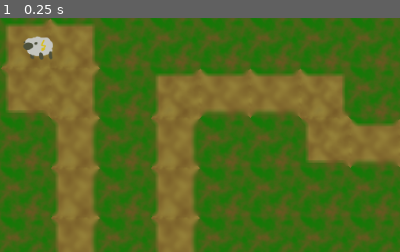
Above: before the commit, frame 1.
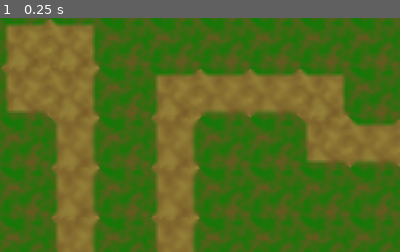
Above: after the commit, the same moment.

Repository: winnerbyhabit/bifigamejamWS19
Game: Godot game, scene res://Game.tscn
Two runs of this game, one before a commit and one after it. Both use one fixed random seed, a clock stepped at 60 frames per second and the inputs below. The project has no main scene, so this scene is started directly.
Inputs:
- Up to frame 1 (0.25 s): no input
The pictures show only the part of the screen within x 0-50%, y 0-50%; the shares and areas given below are measured in that part.

The runs differ from the first frame. In frame 1, 0.6% of the frame differs, in the area x 5-14%, y 7-18%.

Commit message:
wellen csv

Diff:
--- a/project/TDGame/Goat.gd
+++ b/project/TDGame/Goat.gd
@@ -7,12 +7,17 @@
 export var spawnpoint = Vector2(1,1)
 export var destination = Vector2(500,150)
 
+signal win
+
 export var SPEED = 100
 var path = []
 # Called when the node enters the scene tree for the first time.
 func _ready():
 	var navigation = get_parent().get_node("Navigation2D")
 	path = navigation.get_simple_path(position, destination, false)
+
+func win():
+	emit_signal("win")
 
 # Called every frame. 'delta' is the elapsed time since the previous frame.
 func _process(delta):
@@ -22,10 +27,12 @@
 	if(path.size() > 0):
 
 		var next_position = path[0]
-		print(next_position)
-		if abs(position.x - next_position.x) + abs(position.y - next_position.y) <=1:
+		if abs(position.x - next_position.x) + abs(position.y - next_position.y) <=8:
 			path.remove(0)
 		var direction = next_position-position
 		direction = direction.normalized()
 
 		move_and_slide(direction * SPEED,Vector2(1,0))
+	else:
+		set_process(false)
+		win()
--- /dev/null
+++ b/project/TDGame/Goat.tscn
@@ -0,0 +1,20 @@
+[gd_scene load_steps=4 format=2]
+
+[ext_resource path="res://TDGame/Goat.gd" type="Script" id=1]
+[ext_resource path="res://assets/Schaf.png" type="Texture" id=2]
+
+[sub_resource type="CircleShape2D" id=1]
+radius = 23.6165
+
+[node name="Goat" type="KinematicBody2D"]
+position = Vector2( 50, 50 )
+scale = Vector2( 0.5, 0.5 )
+script = ExtResource( 1 )
+
+[node name="Sprite" type="Sprite" parent="."]
+position = Vector2( -2.63812, -22.8293 )
+texture = ExtResource( 2 )
+
+[node name="CollisionShape2D" type="CollisionShape2D" parent="."]
+position = Vector2( 0.865753, -13.4857 )
+shape = SubResource( 1 )
--- /dev/null
+++ b/project/TDGame/TDGame.gd
@@ -0,0 +1,43 @@
+extends Node2D
+
+var scene = load("res://TDGame/Goat.tscn")
+
+export(String, FILE) var wavesTXT
+
+var waves = []
+
+var threshold = 0
+
+# Called when the node enters the scene tree for the first time.
+func _ready():
+	var groupname=""
+	var file = File.new()
+	if file.file_exists(wavesTXT):
+		file.open(wavesTXT, file.READ)
+		while !file.eof_reached():
+			var csv = file.get_csv_line (" ")
+			waves.push_back(csv)
+		file.close()
+	print(waves)
+	set_process(true)
+
+func _process(delta):
+	threshold -= delta
+	if threshold < 0:
+		var befehl = waves.pop_front()
+		if waves.size() > 0:
+			if befehl[0] == "spawn":
+				spawn_goat()
+			elif befehl[0] == "pause":
+				threshold += int(befehl[1])
+		else:
+			print('keine weiteren Schafe')
+			set_process(false)
+
+# Called every frame. 'delta' is the elapsed time since the previous frame.
+#func _process(delta):
+#	pass
+
+func spawn_goat():
+	var goat = scene.instance()
+	add_child(goat)
--- a/project/TDGame/TDGame.tscn
+++ b/project/TDGame/TDGame.tscn
@@ -1,30 +1,15 @@
-[gd_scene load_steps=5 format=2]
+[gd_scene load_steps=3 format=2]
 
-[ext_resource path="res://TDGame/tilemap.res" type="TileSet" id=1]
-[ext_resource path="res://TDGame/Goat.gd" type="Script" id=2]
-[ext_resource path="res://assets/Schaf.png" type="Texture" id=3]
-
-[sub_resource type="CircleShape2D" id=1]
-radius = 23.6165
+[ext_resource path="res://TDGame/TDGame.gd" type="Script" id=1]
+[ext_resource path="res://TDGame/tilemap.res" type="TileSet" id=2]
 
 [node name="TDGame" type="Node2D"]
+script = ExtResource( 1 )
+wavesTXT = "res://TDGame/waves.txt"
 
 [node name="Navigation2D" type="Navigation2D" parent="."]
 
 [node name="TileMap" type="TileMap" parent="Navigation2D"]
-tile_set = ExtResource( 1 )
+tile_set = ExtResource( 2 )
 format = 1
 tile_data = PoolIntArray( -1, 15, 0, -65536, 15, 0, -65535, 15, 0, -65534, 15, 0, -65533, 15, 0, -65532, 15, 0, -65531, …(1477 unchanged characters)…
-
-[node name="Goat" type="KinematicBody2D" parent="."]
-position = Vector2( 50, 50 )
-scale = Vector2( 0.5, 0.5 )
-script = ExtResource( 2 )
-
-[node name="Sprite" type="Sprite" parent="Goat"]
-position = Vector2( -2.63812, -22.8293 )
-texture = ExtResource( 3 )
-
-[node name="CollisionShape2D" type="CollisionShape2D" parent="Goat"]
-position = Vector2( 0.865753, -13.4857 )
-shape = SubResource( 1 )
Not shown, added: project/TDGame/waves.txt
